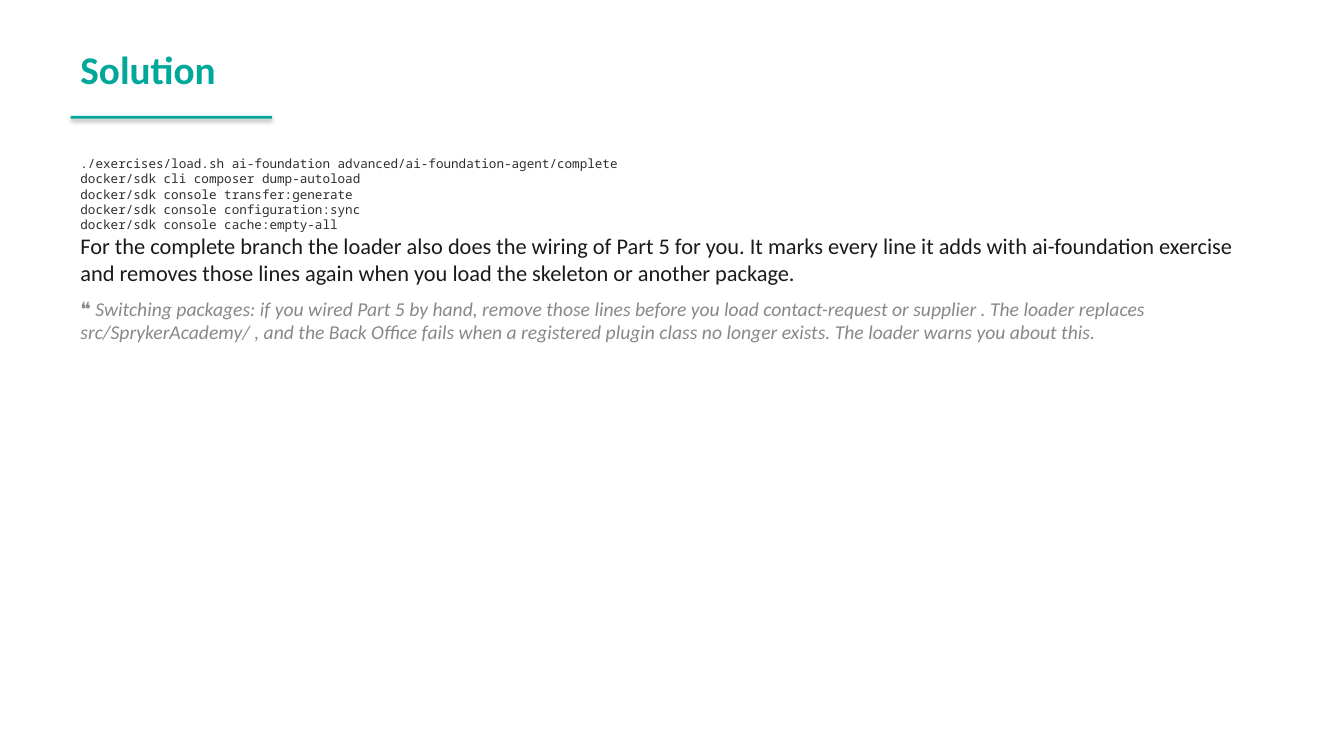
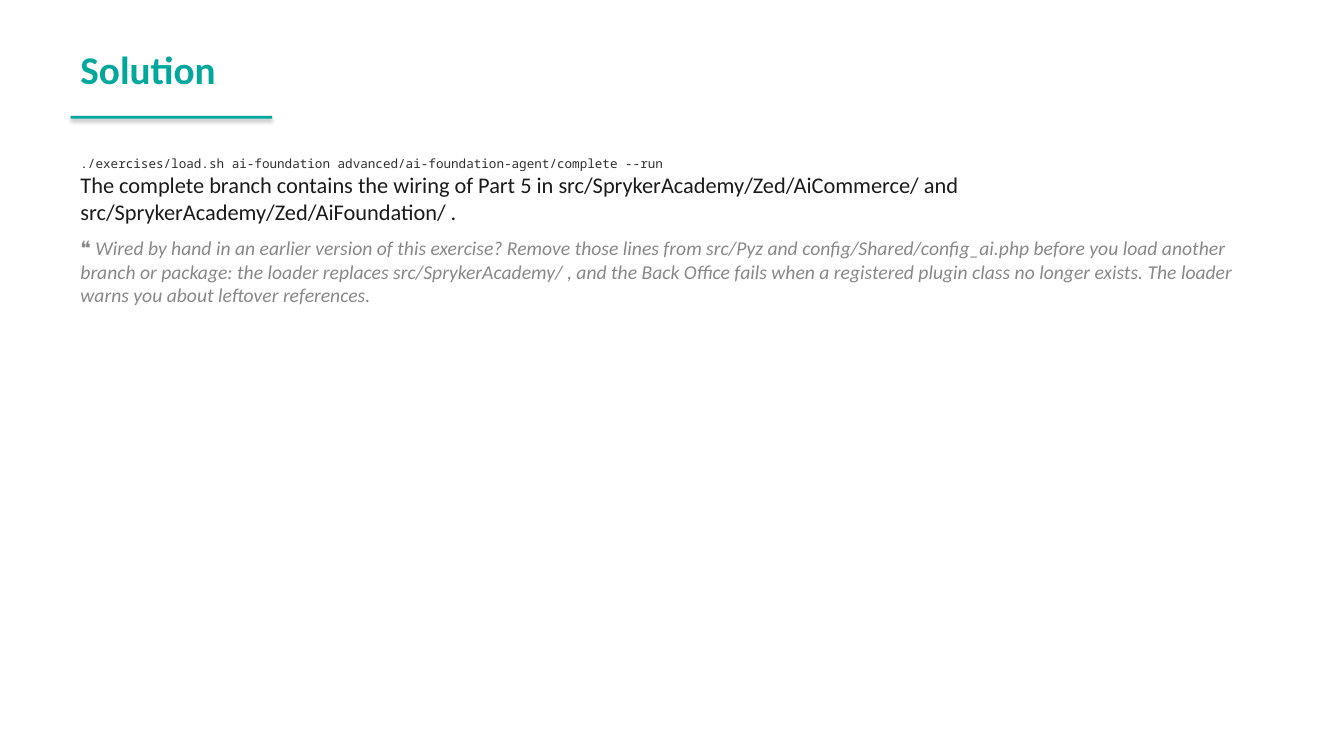
Before and after one commit to spryker-academy/instructor-exercises, a slide deck: slide 91 of guides-pptx/spryker-academy-ai.pptx (slide 90 before the commit). Drawn at 1344x756 pixels with LibreOffice and Linux fonts; fonts in the diff are those of the drawing. Boxes give left, top, right and bottom in pixels: in the first picture for what was removed or moved away, otherwise in the second. Text is boxed around its words. In the diff, an @@ line names an element or a change of style, - is before the commit and + after.

```diff
--- a/guides-pptx/spryker-academy-ai.pptx
+++ b/guides-pptx/spryker-academy-ai.pptx
@@ text at (80, 158, 1232, 305): text changed; italic on @@
-./exercises/load.sh ai-foundation advanced/ai-foundation-agent/complete
-docker/sdk cli composer dump-autoload
-docker/sdk console transfer:generate
-docker/sdk console configuration:sync
-docker/sdk console cache:empty-all
-For the complete branch the loader also does the wiring of Part 5 for you. It marks every line it adds with ai-foundation exercise and removes those lines again when you load the skeleton or another package.
-❝ Switching packages: if you wired Part 5 by hand, remove those lines before you load contact-request or supplier . The loader replaces src/SprykerAcademy/ , and the Back Office fails when a registered plugin class no longer exists. The loader warns you about this.
+./exercises/load.sh ai-foundation advanced/ai-foundation-agent/complete --run
+The complete branch contains the wiring of Part 5 in src/SprykerAcademy/Zed/AiCommerce/ and src/SprykerAcademy/Zed/AiFoundation/ .
+❝ Wired by hand in an earlier version of this exercise? Remove those lines from src/Pyz and config/Shared/config_ai.php before you load another branch or package: the loader replaces src/SprykerAcademy/ , and the Back Office fails when a registered plugin class no longer exists. The loader warns you about leftover references.
```
Also in this commit, not shown: 17 other slides changed, 2 slides added, 1 slide removed, 18 other files.
